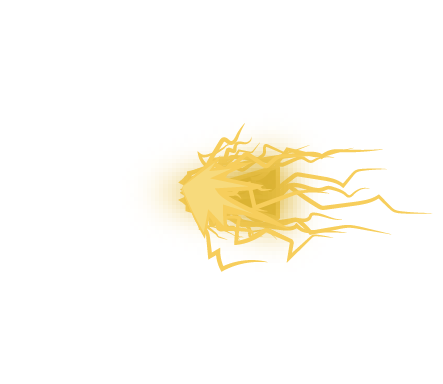
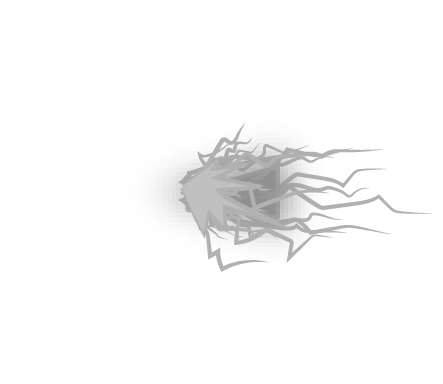
The second 443px x 384px image is a revision of the first. Changes to its layers:
painted on "Impact 1" over bbox(182, 123, 334, 272)
painted on "Impact 2" over bbox(182, 159, 272, 237)
painted on "Impact 3" over bbox(182, 171, 242, 225)
painted on "Illumination" over bbox(138, 123, 334, 272)
painted on "Frame 3" over bbox(178, 142, 433, 240)
painted on "Frame 2" over bbox(182, 136, 370, 238)
painted on "Frame 1" over bbox(178, 142, 387, 240)
painted on "Body" over bbox(182, 164, 280, 221)
